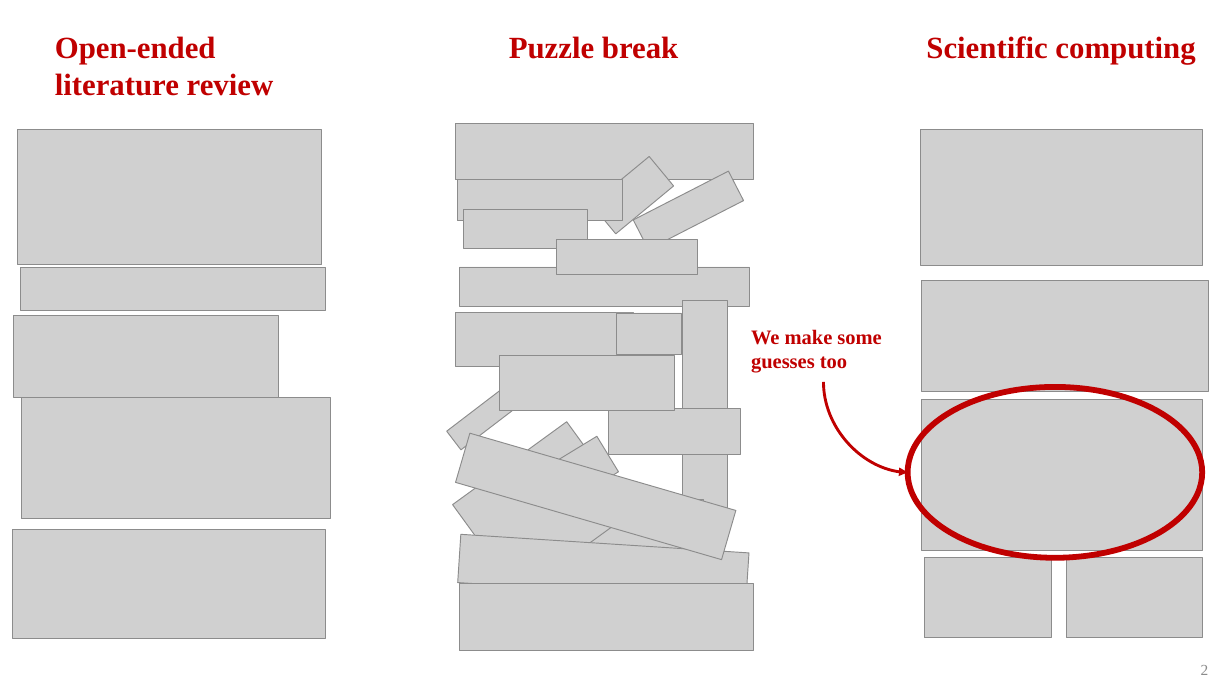
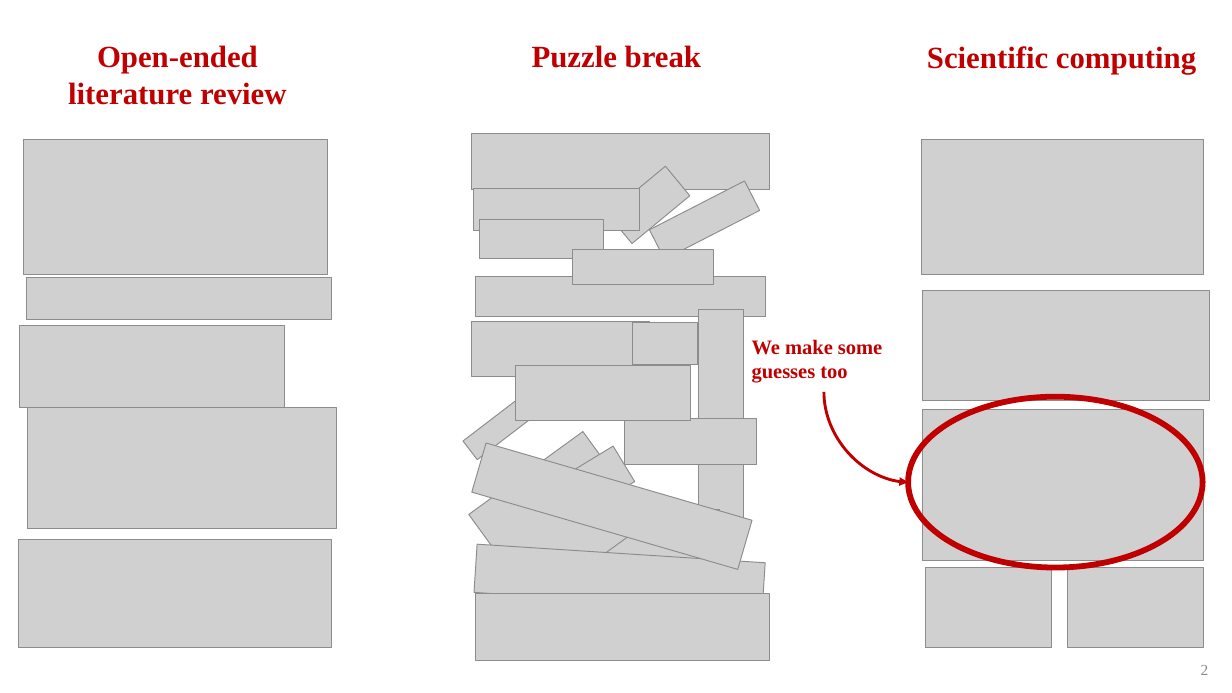
Before and after one commit to psas/electric-feed-system-prototype, a slide deck: slide 2 of Docs/Presentations/Slides/#3.pptx. Drawn at 1232x693 pixels with LibreOffice and Linux fonts; fonts in the diff are those of the drawing; grey boxes stand for pictures. Boxes give left, top, right and bottom in pixels: in the first picture for what was removed or moved away, otherwise in the second. Text is boxed around its words. In the diff, an @@ line names an element or a change of style, - is before the commit and + after.

Commit message:
more formatting

```diff
--- a/Docs/Presentations/Slides/#3.pptx
+++ b/Docs/Presentations/Slides/#3.pptx
@@ text "Open-ended literature review": place and size @@
-text "Open-ended literature review" at (55,36,274,96)
+text "Open-ended literature review" at (68,45,287,105)
@@ text "Open-ended literature review" at (68,45,287,105): alignment left to centre @@
@@ text "Puzzle break" at (532,45,701,68): alignment left to centre @@
@@ text "Puzzle break": place and size @@
-text "Puzzle break" at (509,36,678,59)
+text "Puzzle break" at (532,45,701,68)
@@ 5 pictures: place and size @@
-5 pictures at (13,129,330,638)
+5 pictures at (18,140,335,648)
@@ 5 pictures, 2 texts, 1 ellipse, 1 curved arrow: place and size @@
-5 pictures, 2 texts, 1 ellipse, 1 curved arrow at (751,36,1209,639)
+5 pictures, 2 texts, 1 ellipse, 1 curved arrow at (752,46,1210,648)
@@ 19 pictures: place and size @@
-19 pictures at (447,124,754,651)
+19 pictures at (463,133,771,661)
```
